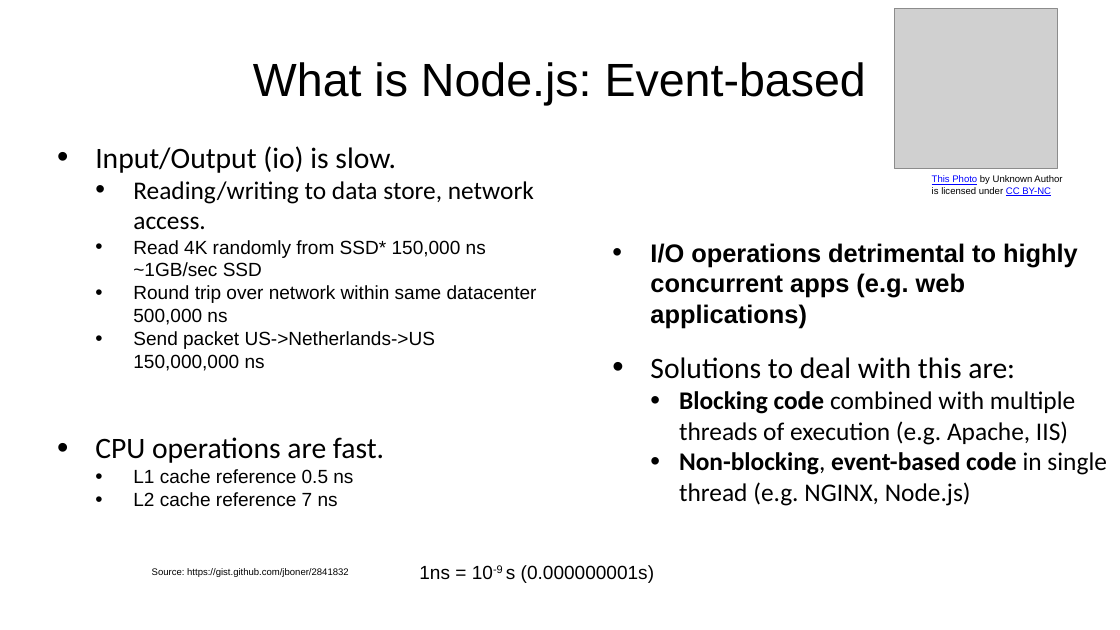
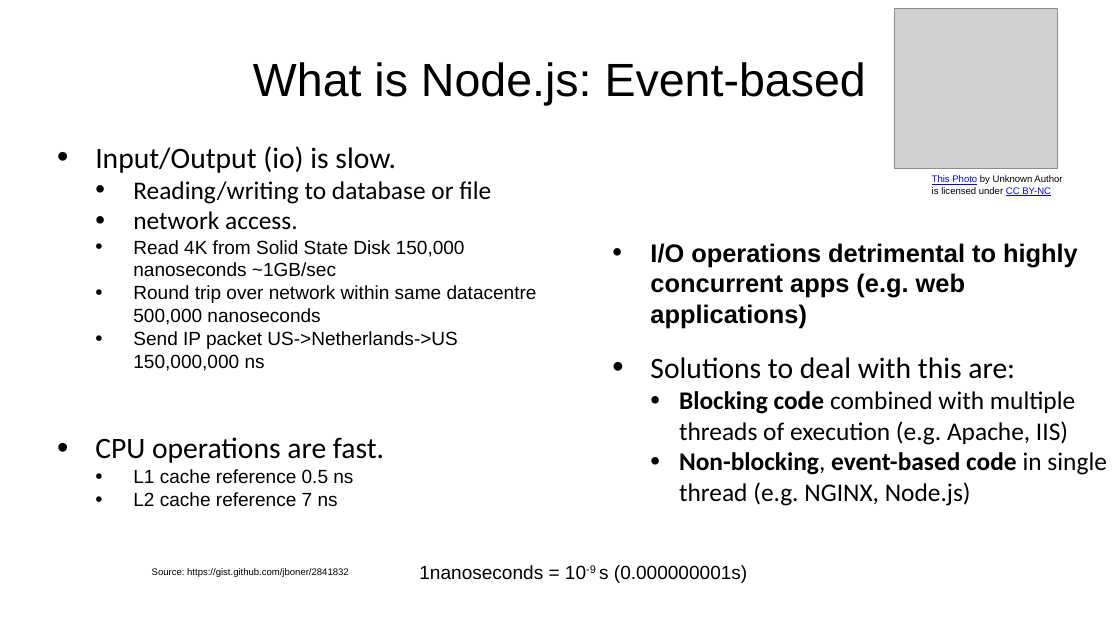
Before and after one commit to diarmuidoconnor/wad2, a slide deck: slide 7 of topic07/talk-1/node-2019.pptx. Drawn at 1120x630 pixels with LibreOffice and Linux fonts; fonts in the diff are those of the drawing; grey boxes stand for pictures. Boxes give left, top, right and bottom in pixels: in the first picture for what was removed or moved away, otherwise in the second. Text is boxed around its words. In the diff, an @@ line names an element or a change of style, - is before the commit and + after.

```diff
--- a/topic07/talk-1/node-2019.pptx
+++ b/topic07/talk-1/node-2019.pptx
@@ text at box(133, 181, 537, 371): text changed @@
-  • Reading/writing to data store, network access.
-  • Read 4K randomly from SSD* 150,000 ns ~1GB/sec SSD
-  • Round trip over network within same datacenter 500,000 ns
-  • Send packet US->Netherlands->US 150,000,000 ns
+  • Reading/writing to database or file
+  • network access.
+  • Read 4K from Solid State Disk 150,000 nanoseconds ~1GB/sec
+  • Round trip over network within same datacentre 500,000 nanoseconds
+  • Send IP packet US->Netherlands->US 150,000,000 ns
@@ text at box(419, 565, 747, 583): text changed @@
-1ns = 10-9 s (0.000000001s)
+1nanoseconds = 10-9 s (0.000000001s)
```
Also in this commit, not shown: 1 other slide changed, 39 other files.
